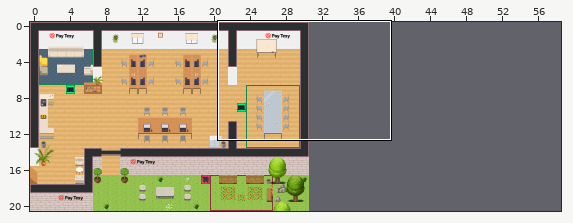
One commit to this Tiled map (JSON): map.tmj. Above: a wide view before the commit, with the close-up outlined.
Close-up. As it was:
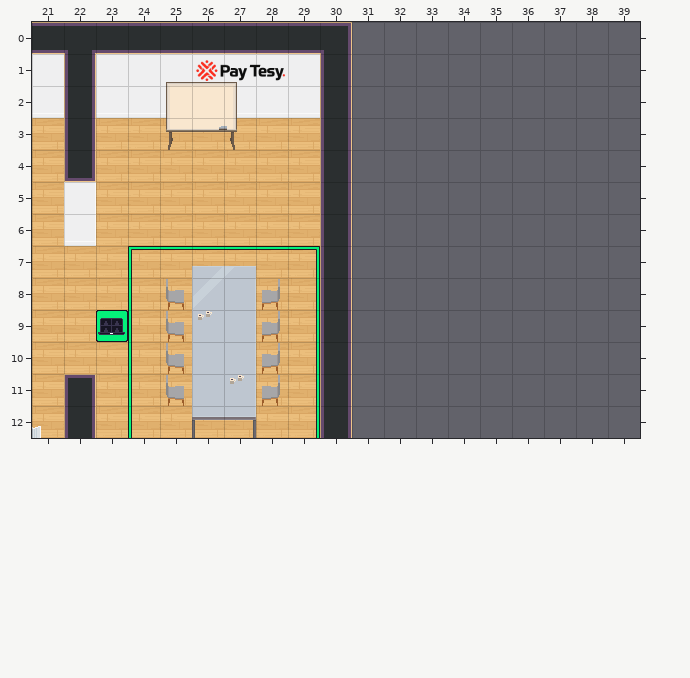
Cells are 32x32 px. Shown: x 21..39, y 0..12. The commit also changed other parts of the map, which this record leaves out. The old version is drawn lined up with the new one.
The result:
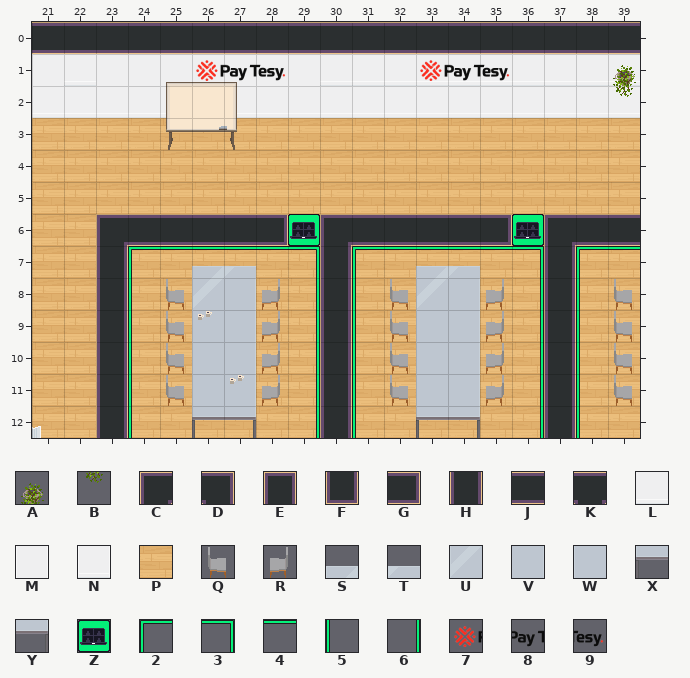
Key: from "WA_Decoration": A 77, B 89; from "WA_Room_Builder": C 28, D 29, E 31, F 56, G 59, H 102, J 104, K 160, L 228, M 280, N 305, P 350; from "WA_Seats": Q 119, R 120; from "WA_Tables": S 5, T 6, U 15, V 17, W 17 flipped left-right, X 25, Y 27; from "WA_User_Interface": Z 21, 2 161, 3 162, 4 165, 5 167, 6 168; from "logo_oficial": 7 0, 8 1, 9 2.
_ is an empty cell, . an unchanged one.
What changed:
map size 31x21 -> 59x21 cells
--- layer "floor/floor1"
@@ x 31..39 @@
- 3 _________
- 4 _________
- 5 _________
- 6 ....._...
- 7 ______.__
- 8 __..__.__
- 9 __..__.__
-10 __..__.__
-11 __..__.__
-12 ______.__
+ 3 PPPPPPPPP
+ 4 PPPPPPPPP
+ 5 PPPPPPPPP
+ 6 .....P...
+ 7 PPPPPP.PP
+ 8 PP..PP.PP
+ 9 PP..PP.PP
+10 PP..PP.PP
+11 PP..PP.PP
+12 PPPPPP.PP
--- layer "floor/floor2"
@@ x 23..39 @@
- 6 ......_......_...
- 7 ........______.__
- 8 ........_...._._.
- 9 Z......._...._._.
-10 ........_...._._.
-11 ........_...._._.
-12 ........_...._._.
+ 6 ......Z......Z...
+ 7 ........244443.24
+ 8 ........5....6.5.
+ 9 _.......5....6.5.
+10 ........5....6.5.
+11 ........5....6.5.
+12 ........5....6.5.
--- layer "walls/walls1"
@@ x 22..39 @@
- 0 K.......D_________
- 1 H.......H_________
- 2 H.......H_________
- 3 H.......H.........
- 4 F.......H.........
- 5 M.......H.........
- 6 N______.H_____.___
- 7 ._............._..
- 8 ._............._..
- 9 ._............._..
-10 ._............._..
-11 E_............._..
-12 H_............._..
+ 0 J.......JJJJJJJJJJ
+ 1 L.......LLLLLLLLLL
+ 2 L.......LLLLLLLLLL
+ 3 _......._.........
+ 4 _......._.........
+ 5 _......._.........
+ 6 _CJJJJG.CJJJJG.CJJ
+ 7 .H.............H..
+ 8 .H.............H..
+ 9 .H.............H..
+10 .H.............H..
+11 _H.............H..
+12 _H.............H..
--- layer "walls/walls2"
@@ x 33..39 @@
- 1 ___..._
- 2 ......_
+ 1 789...A
+ 2 ......B
--- layer "furniture/furniture2"
@@ x 32..39 @@
- 8 ____..._
- 9 ____..._
-10 ____..._
-11 ____..._
-12 .__.....
+ 8 QUVR...Q
+ 9 QWVR...Q
+10 QWVR...Q
+11 QWVR...Q
+12 .XY.....
--- layer "above/above1"
@@ x 33..34 @@
- 7 __
+ 7 ST
Changed places in both close-ups, as pixel boxes (x1, y1, x2, y2):
changed: (64, 22, 640, 438)
